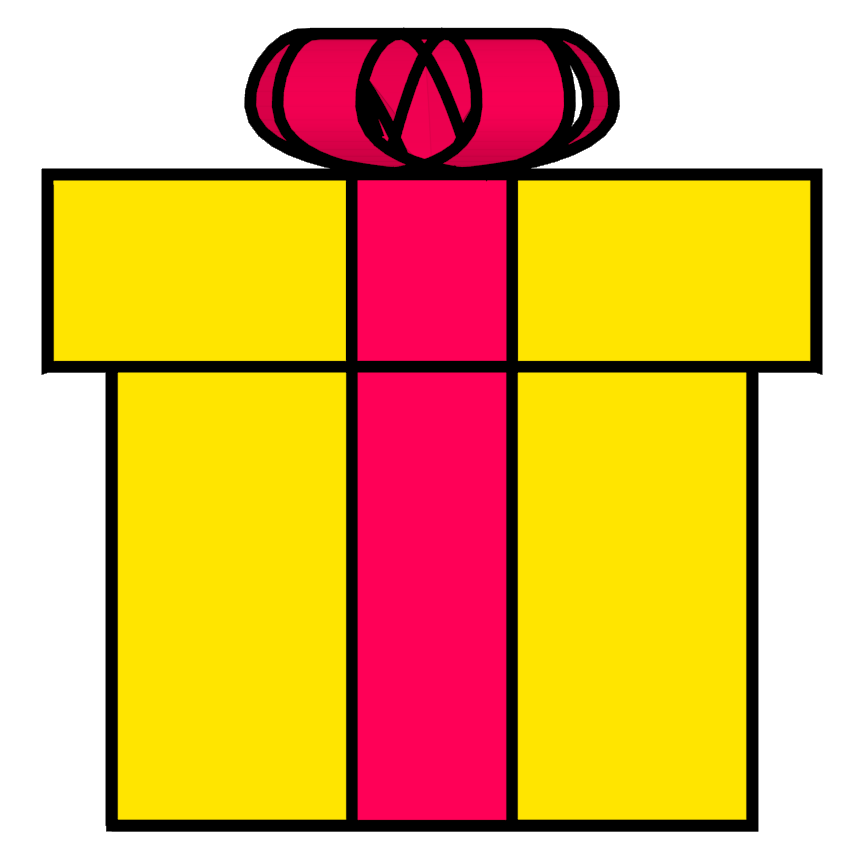
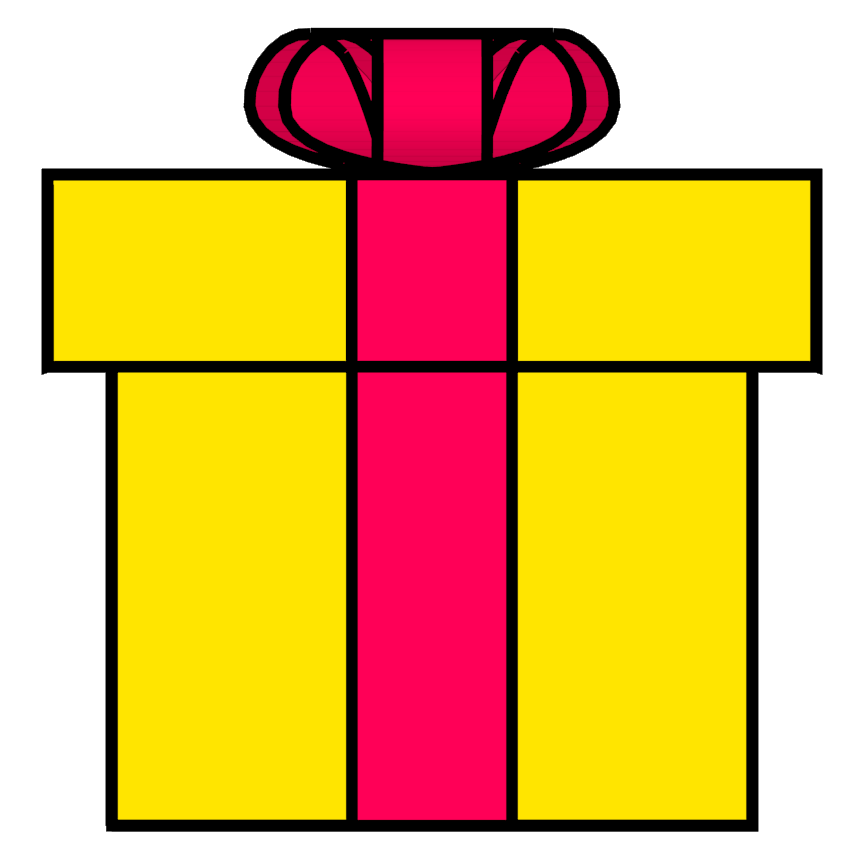
Layered file, before and after one edit (864 x 864). Changes by layer:
painted on "ic_launcher-render.png" over [243, 27, 621, 182]
